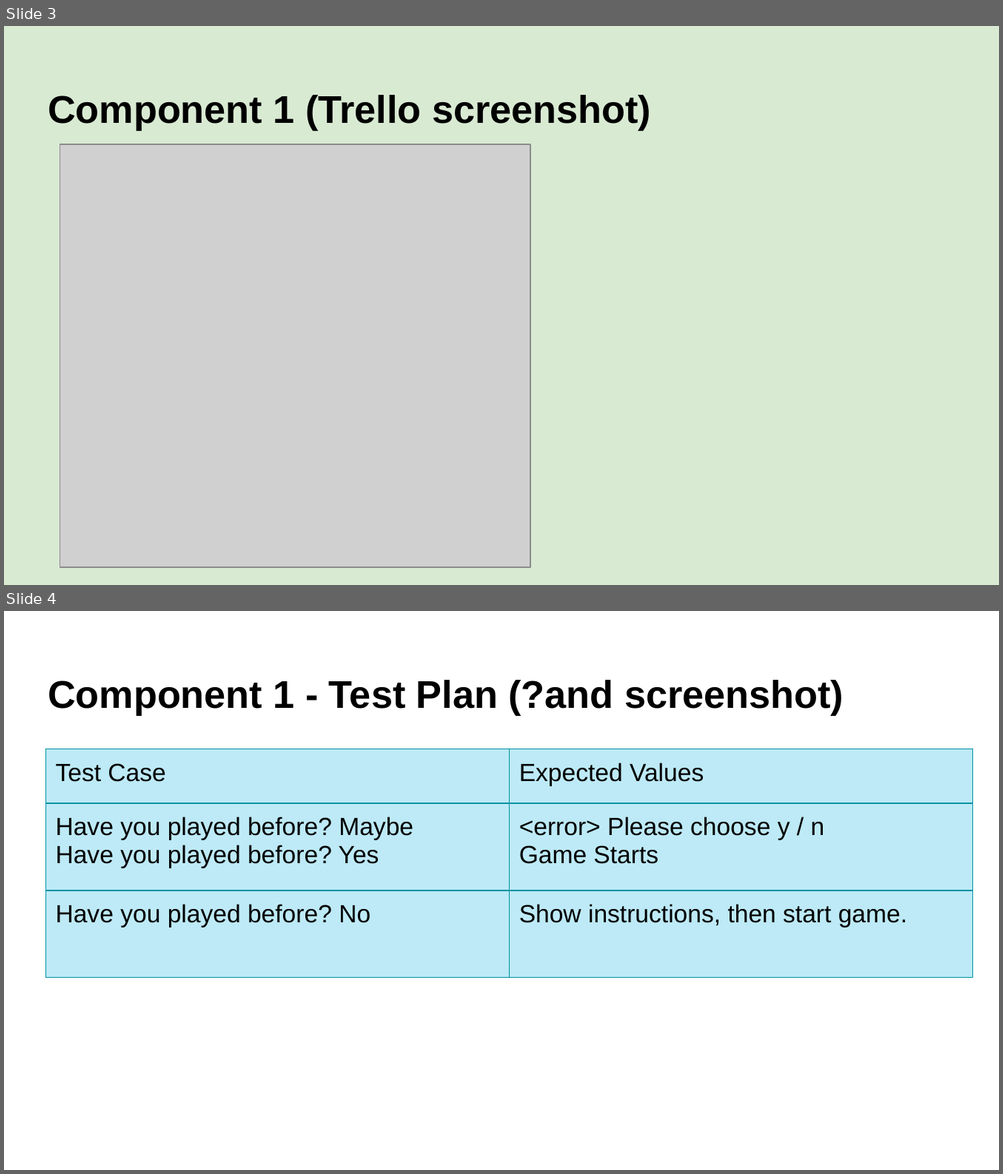
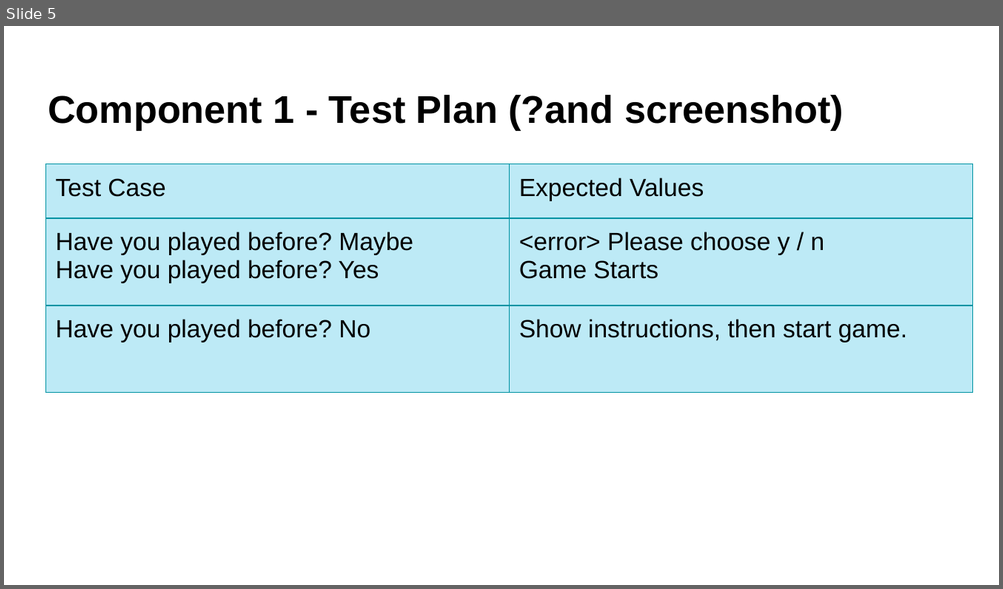
Before and after one commit to aspectnz/PEX, a slide deck: main/games/rock_paper_scissors/Python Program Documentation.pptx. Shown one above the other, each under a label of ours: slides 3 and 4 before the commit, slide 5 after it. The pictures are 1003x1174 and 1003x589 pixels, drawn with LibreOffice and Linux fonts; fonts in the diff are those of the drawing; grey boxes stand for pictures. Boxes give left, top, right and bottom in pixels: in the first picture for what was removed or moved away, otherwise in the second. Text is boxed around its words. In the diff, an @@ line names an element or a change of style, - is before the commit and + after.

```diff
--- a/main/games/rock_paper_scissors/Python Program Documentation.pptx
+++ b/main/games/rock_paper_scissors/Python Program Documentation.pptx
@@ slide 3 removed at bbox=[4, 26, 999, 585], background #D9EAD3 @@
@@ title removed at bbox=[48, 95, 651, 130] @@
-Component 1 (Trello screenshot)
@@ picture removed at bbox=[60, 144, 530, 568] @@
@@ what was slide 4 is now slide 5 @@
```
Also in this commit, not shown: 2 slides changed, 2 slides added, 7 other files.
